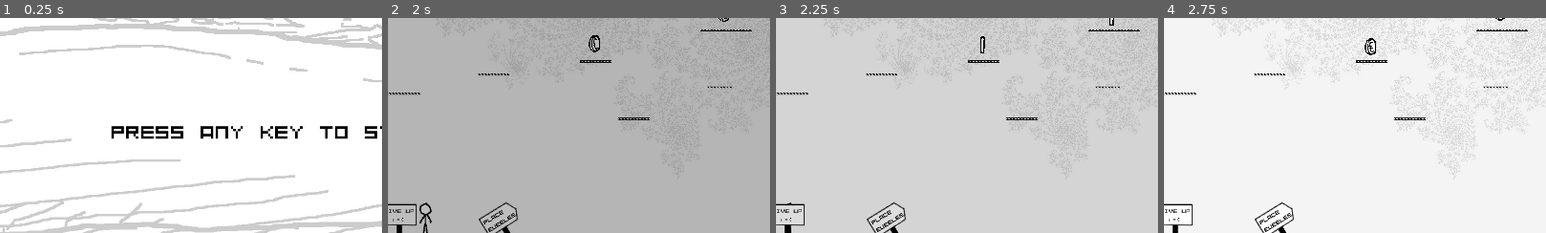
Above: before the commit, frames 1-4 (left to right).
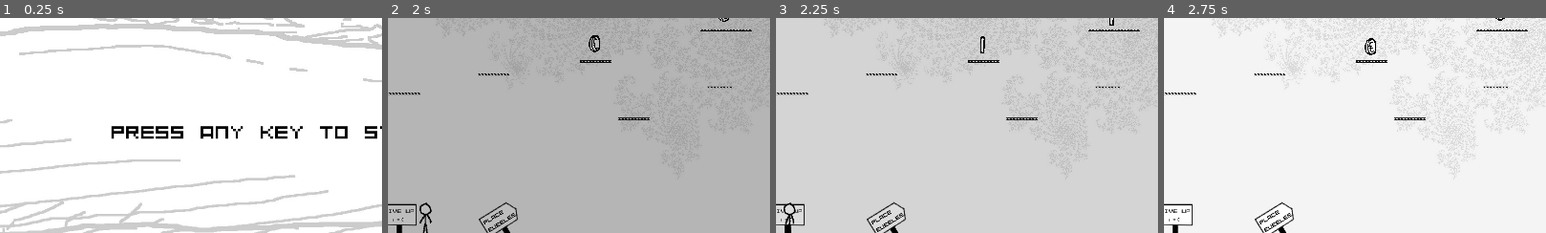
Above: after the commit, the same moments.

Repository: dennis-jung/ggj2025
Game: Godot game, scene res://scenes/levels/start/start.tscn
Same seed, same stepped clock (60 frames per second), same inputs: the game is played once before the commit and once after it.
Inputs (mouse positions are % of the whole screen's width and height, from its top left):
- Up to frame 1 (0.25 s): no input
- Up to frame 2 (2 s): tap Enter (ui_accept) at 0.5, 0.77 s; move the mouse to (72, 45) at 0.52 s; hold Right (ui_right) 0.53-1.25 s; tap B (create_bubble) at 0.6 s; click (72, 45) at 0.67 s; drag from (30, 55) to (57, 45) at 1.27 s
- Up to frame 3 (2.25 s): move the mouse to (60, 28) at 2.02 s; hold Left (ui_left) from 2.03 s (still down); tap U at 2.1 s
- Up to frame 4 (2.75 s): keep holding Left (ui_left)
The pictures show only the part of the screen within x 13-63%, y 46-96%; the shares and areas given below are measured in that part.

Frames 1-2 are identical in both runs. In frame 3, 0.2% of the frame differs, in the area x 2-6%, y 86-97%; in frame 4, nothing differs.

Commit message:
Update game.tscn

Diff:
--- a/scenes/tileset_test/game.tscn
+++ b/scenes/tileset_test/game.tscn
@@ -889,6 +889,9 @@
 position = Vector2(960, 540)
 texture = ExtResource("2_42hch")
 
+[node name="Signpost4" parent="." instance=ExtResource("17_atslm")]
+position = Vector2(275, 1057)
+
 [node name="Signpost" parent="." instance=ExtResource("9_pivur")]
 position = Vector2(1780, 1057)
 
@@ -1002,9 +1005,6 @@
 
 [node name="UI" parent="." instance=ExtResource("11_t4aua")]
 
-[node name="Signpost4" parent="." instance=ExtResource("17_atslm")]
-position = Vector2(275, 1057)
-
 [connection signal="body_entered" from="Map/PortalDownstairs" to="." method="_on_portal_body_entered"]
 [connection signal="body_entered" from="Exit" to="." method="_on_exit_body_entered"]
 [connection signal="body_entered" from="LeaveInShame" to="." method="_on_leave_in_shame_body_entered"]
